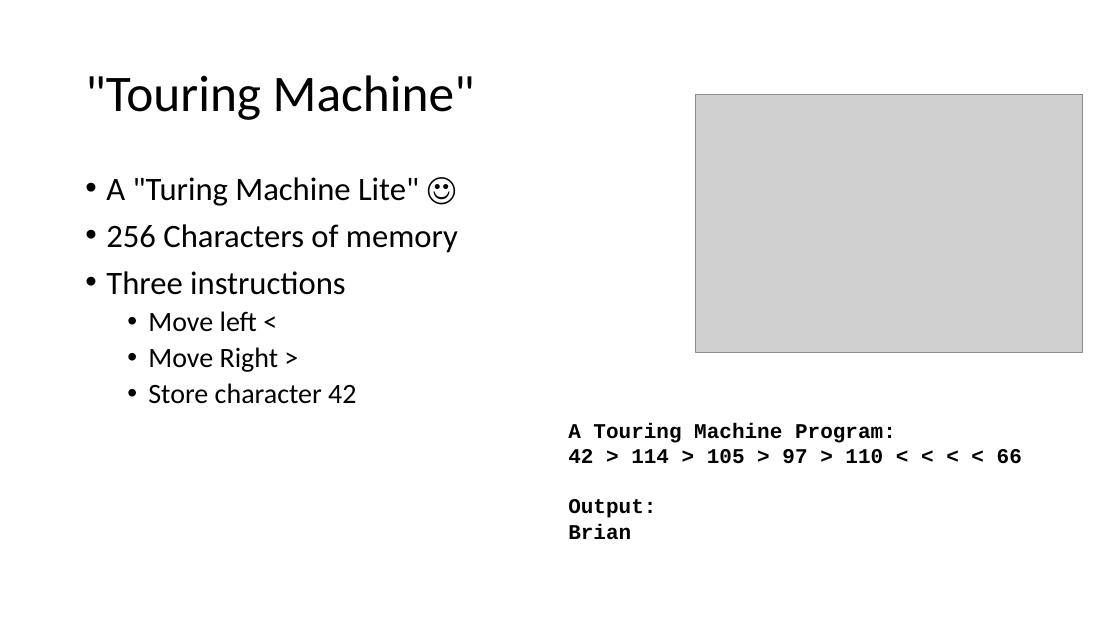
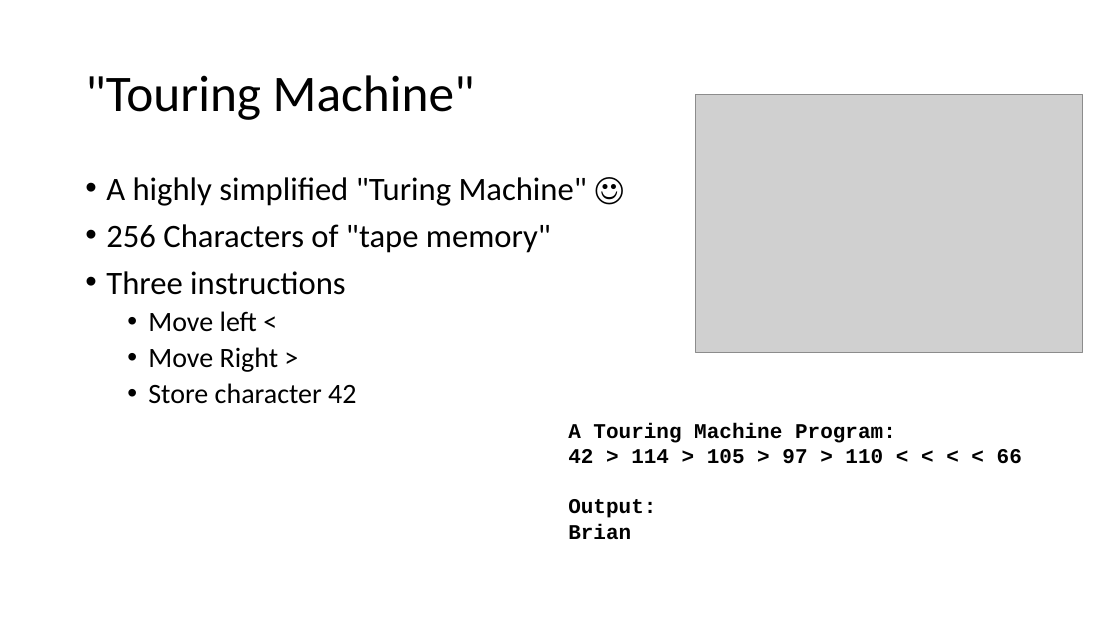
Before and after one commit to csev/cc4e, a slide deck: slide 44 of lectures/old/KR-6-Max.pptx. Drawn at 1120x630 pixels with LibreOffice and Linux fonts; fonts in the diff are those of the drawing; grey boxes stand for pictures. Boxes give left, top, right and bottom in pixels: in the first picture for what was removed or moved away, otherwise in the second. Text is boxed around its words. In the diff, an @@ line names an element or a change of style, - is before the commit and + after.

```diff
--- a/lectures/old/KR-6-Max.pptx
+++ b/lectures/old/KR-6-Max.pptx
@@ text at (106,177,587,253): text changed @@
-• A "Turing Machine Lite" ☺
-• 256 Characters of memory
+• A highly simplified "Turing Machine" ☺
+• 256 Characters of "tape memory"
```
Also in this commit, not shown: 1 slide added, 2 other files.
